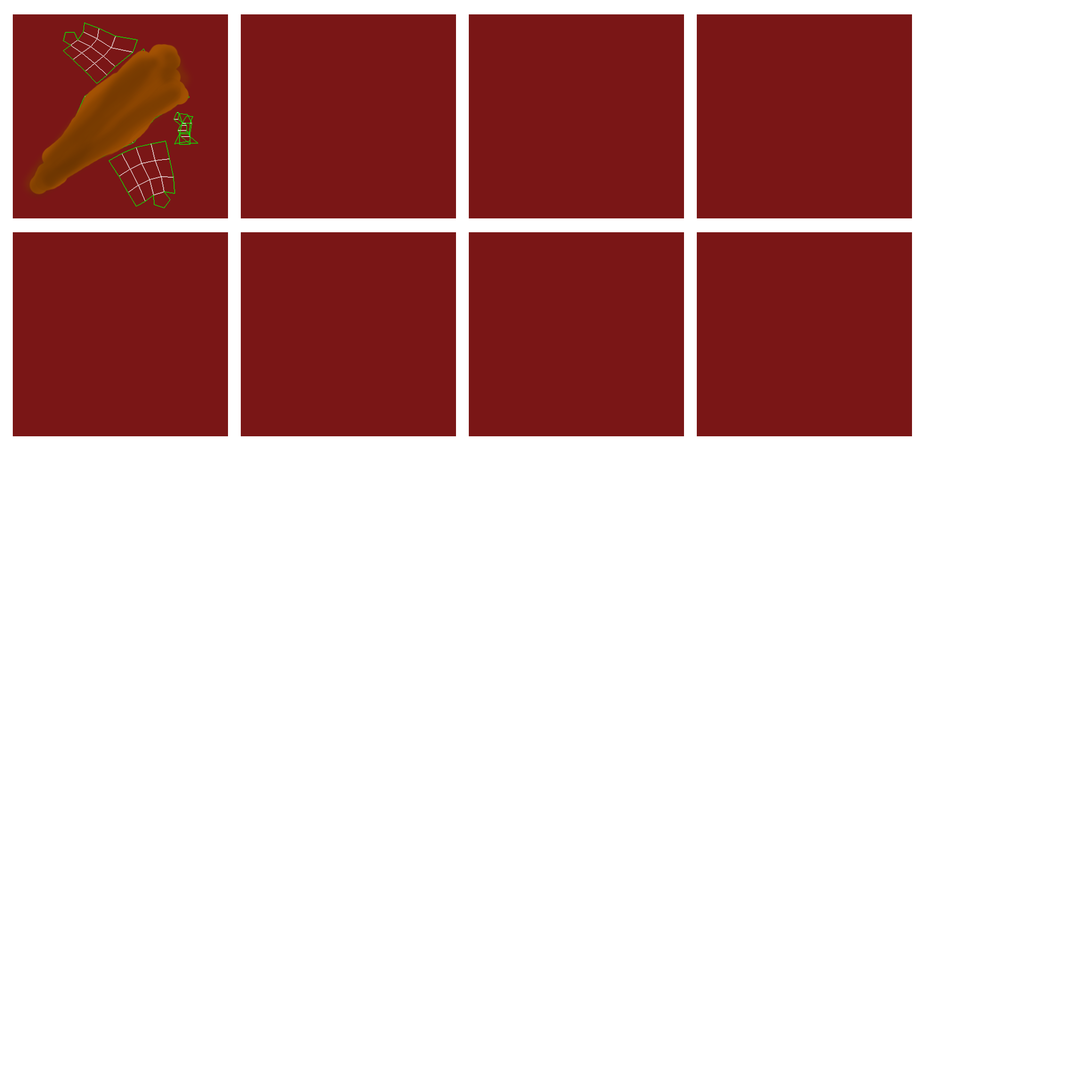
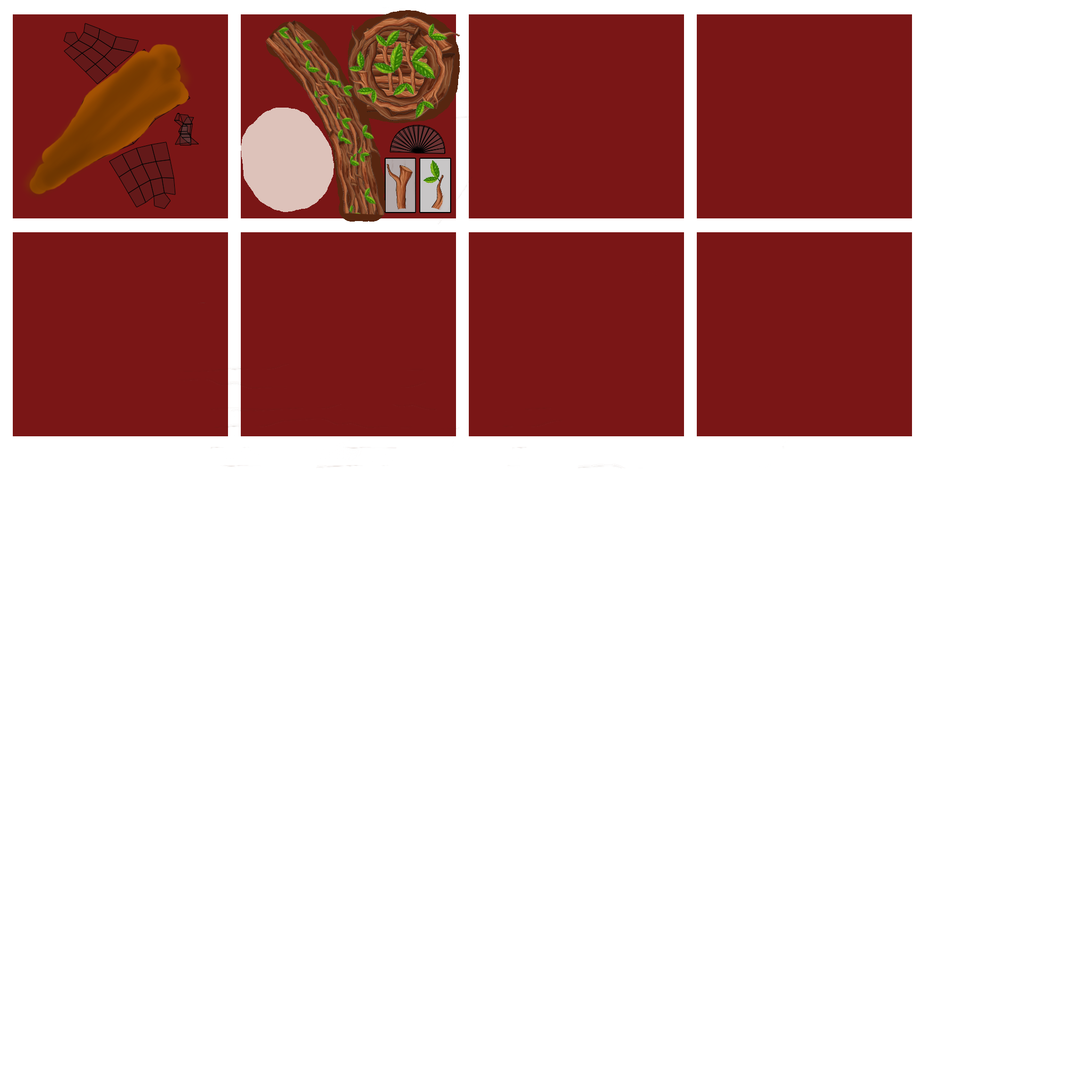
Comparing the layer stacks of the two 1091px x 1091px images. Changes:
added layer "alpha" above "Vrstva 13" over [386, 152, 473, 225]
painted on "Vrstva 13" over [62, 6, 794, 469]
removed layer "Korienok" over [42, 22, 199, 209]
added layer "umWRAP" above "mriežkx" over [42, 14, 457, 215]
